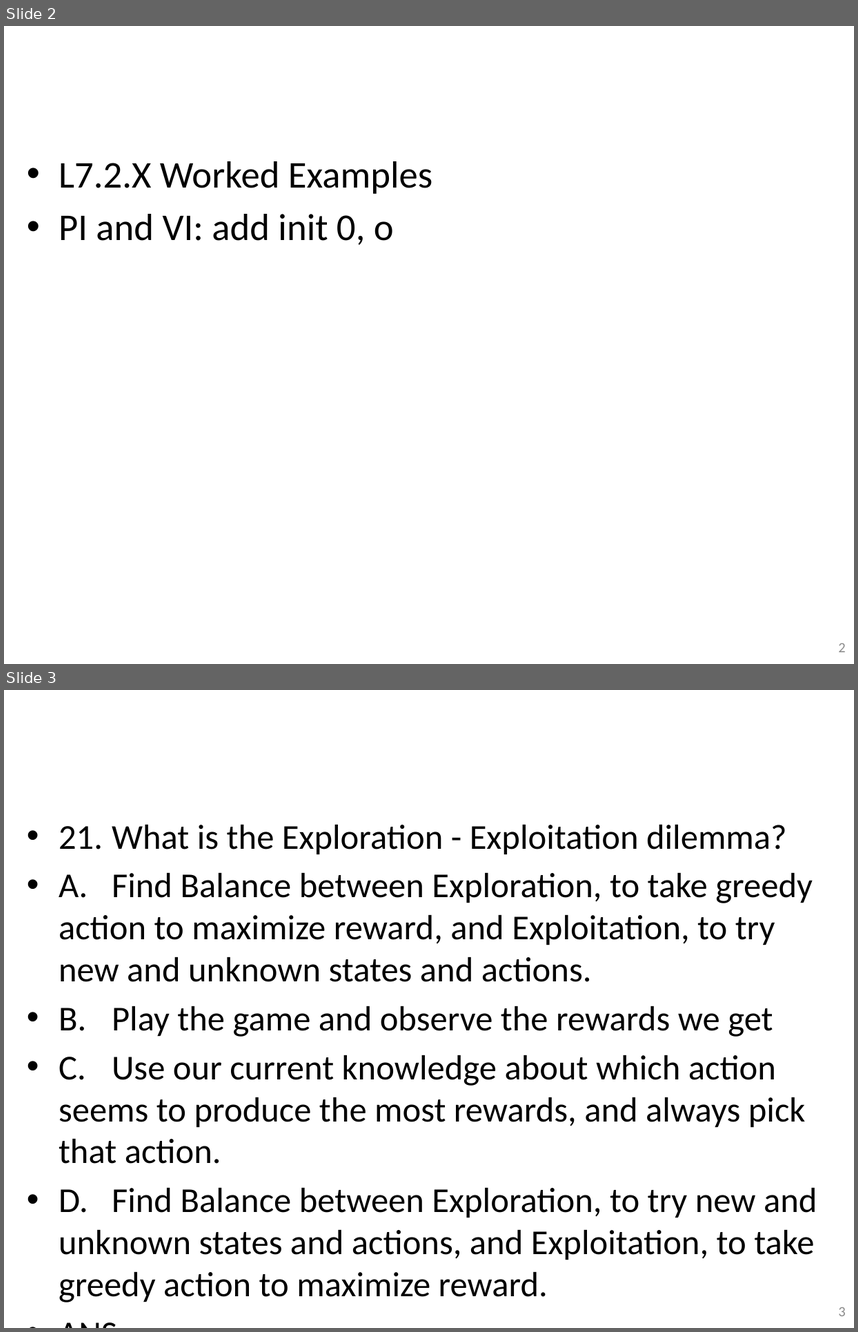
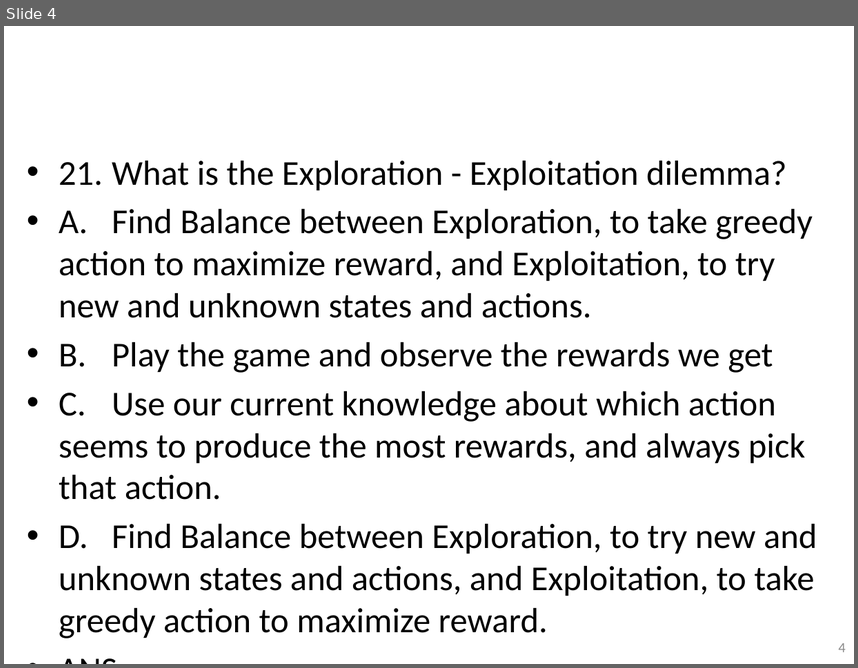
Before and after one commit to guzonghua/saav, a slide deck: PPTs/bak/UMU SDC TODO.pptx. Shown one above the other, each under a label of ours: slides 2 and 3 before the commit, slide 4 after it. The pictures are 858x1332 and 858x668 pixels, drawn with LibreOffice and Linux fonts; fonts in the diff are those of the drawing. Boxes give left, top, right and bottom in pixels: in the first picture for what was removed or moved away, otherwise in the second. Text is boxed around its words. In the diff, an @@ line names an element or a change of style, - is before the commit and + after.

```diff
--- a/PPTs/bak/UMU SDC TODO.pptx
+++ b/PPTs/bak/UMU SDC TODO.pptx
@@ slide 2 removed at (4,26,854,664), background #FFFFFF; not listed: 1 template element that a slide beside it also shows @@
@@ text removed at (59,161,432,245) @@
-• L7.2.X Worked Examples
-• PI and VI: add init 0, o
@@ what was slide 3 is now slide 4 @@
@@ page number at (838,643,845,652): text changed @@
-3
+4
```
Also in this commit, not shown: 1 slide changed, 2 slides added, 6 other files.
